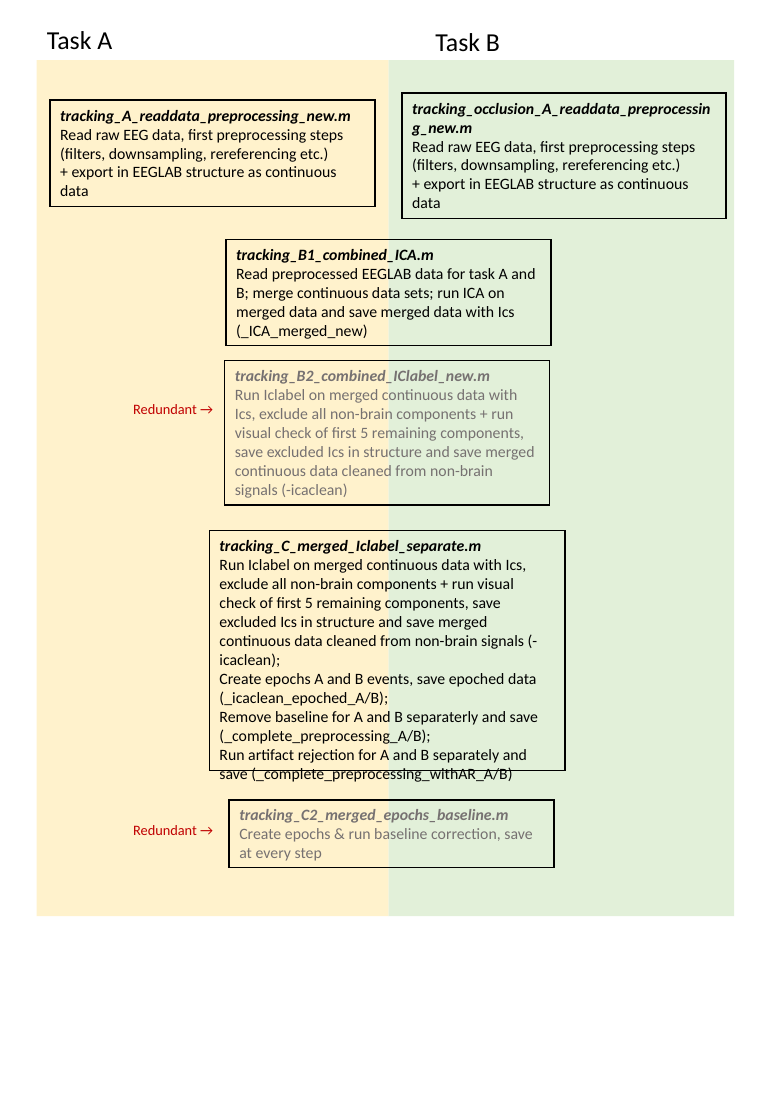
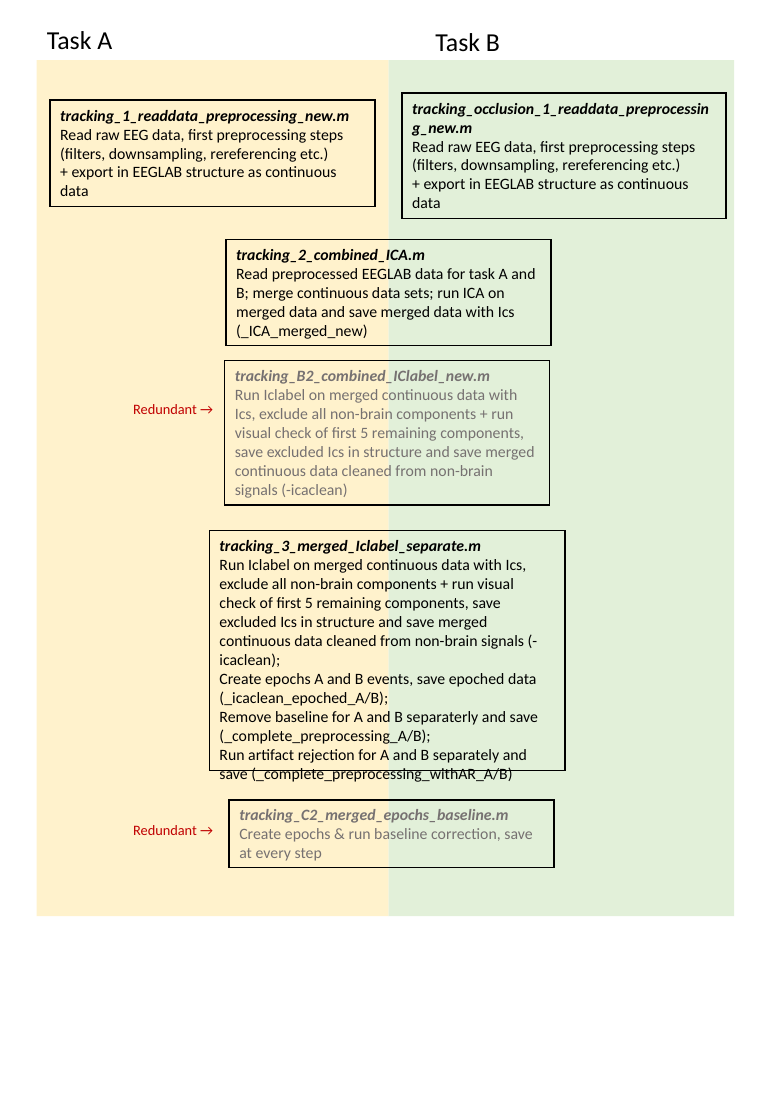
Before and after one commit to SaWilk/Emulation-Data-Analysis, a slide deck: slide 1 of overview_preprocessing_pipeline.pptx. Drawn at 775x1120 pixels with LibreOffice and Linux fonts; fonts in the diff are those of the drawing. Boxes give left, top, right and bottom in pixels: in the first picture for what was removed or moved away, otherwise in the second. Text is boxed around its words. In the diff, an @@ line names an element or a change of style, - is before the commit and + after.

```diff
--- a/overview_preprocessing_pipeline.pptx
+++ b/overview_preprocessing_pipeline.pptx
@@ text in rectangle at (x1=60, y1=110, x2=349, y2=124): text changed @@
-tracking_A_readdata_preprocessing_new.m
+tracking_1_readdata_preprocessing_new.m
@@ text in rectangle at (x1=412, y1=103, x2=709, y2=136): text changed @@
-tracking_occlusion_A_readdata_preprocessing_new.m
+tracking_occlusion_1_readdata_preprocessing_new.m
@@ text in rectangle at (x1=236, y1=249, x2=425, y2=263): text changed @@
-tracking_B1_combined_ICA.m
+tracking_2_combined_ICA.m
@@ text in rectangle at (x1=219, y1=540, x2=481, y2=554): text changed @@
-tracking_C_merged_Iclabel_separate.m
+tracking_3_merged_Iclabel_separate.m
```
Also in this commit, not shown: 1 slide added, 2 other files.
